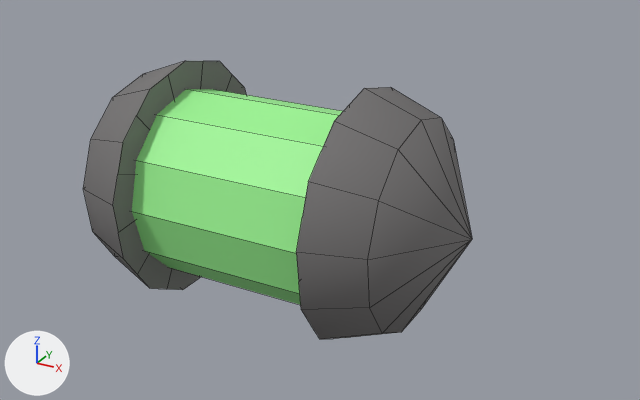
An edit to the FBX model 3D/Environments/Props/Models/General/Weapon Drive/WeaponDrive.fbx, drawn before and after from the same camera.
One viewpoint serves both versions: a 50 mm lens placed at (0.0876, -0.1413, 0.0709), pointed at (0.0086, 0.0022, -0.0009). Lighting does not change. The marker at lower left points along +X, +Y and +Z. Mesh edges are drawn as thin lines. Where no turn or scale is listed for an object, it has been applied to the vertices.
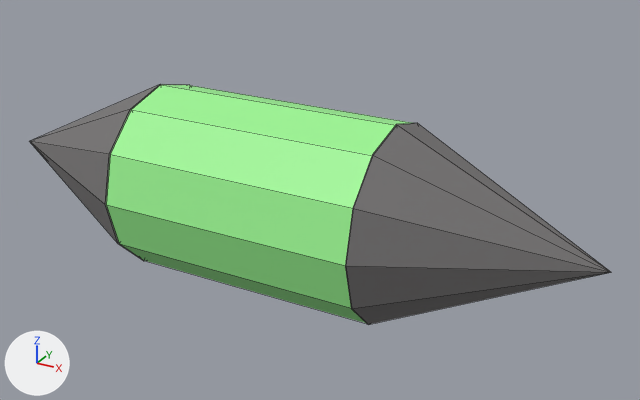
The newer file is also turned or shifted as a whole; pictures and numbers use the older file's frame.

Where the change shows, as pixel boxes [x1, y1, x2, y2] in the pictures (640 x 400 px):
'pSphere1', deleted
    before: [83, 61, 472, 339]
'pCone1', added
    after: [345, 123, 611, 325]
'pCone2', added
    after: [29, 84, 184, 261]

What changed in the scene script:
```text
Add me_mesh_001_1:
    me_mesh_001_1.from_pydata(...)  # a 12-sided cone pointing to +x spanning x -0.0201..0.0201, y -0.0195..0.0195, z -0.0195..0.0195
    me_mesh_001_1.materials.append(mat_tokenshell)  # grey #757272
Add me_mesh_002:
    me_mesh_002.from_pydata(...)  # a 12-sided cone pointing to -x spanning x -0.0201..0.0201, y -0.0195..0.0195, z -0.0195..0.0195
    me_mesh_002.materials.append(mat_tokenshell)  # grey #757272
Remove ob_psphere1:
    ob_psphere1 = bpy.data.objects.new('pSphere1', me_mesh)
    ob_psphere1.location = (-0.0019, -0.0018, 0.0)
Add ob_pcone1:
    ob_pcone1 = bpy.data.objects.new('pCone1', me_mesh_001_1)
    ob_pcone1.location = (0.0468, -0.0022, -0.0001)
Add ob_pcone2:
    ob_pcone2 = bpy.data.objects.new('pCone2', me_mesh_002)
    ob_pcone2.location = (-0.0465, -0.0022, -0.0001)
```
